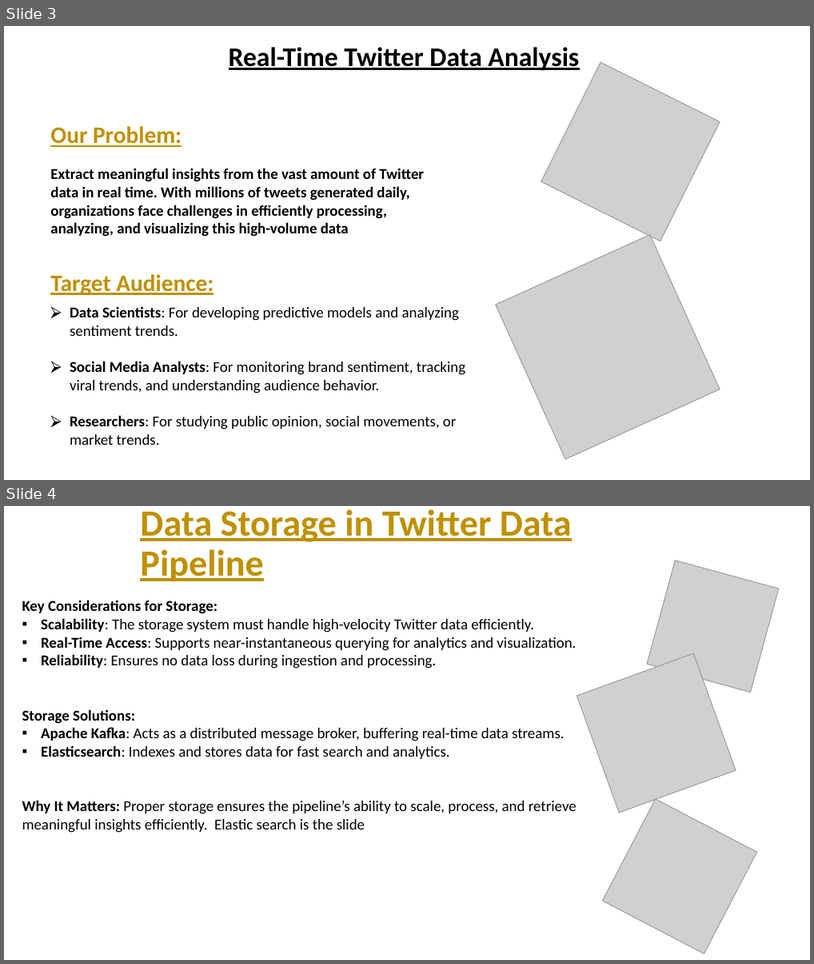
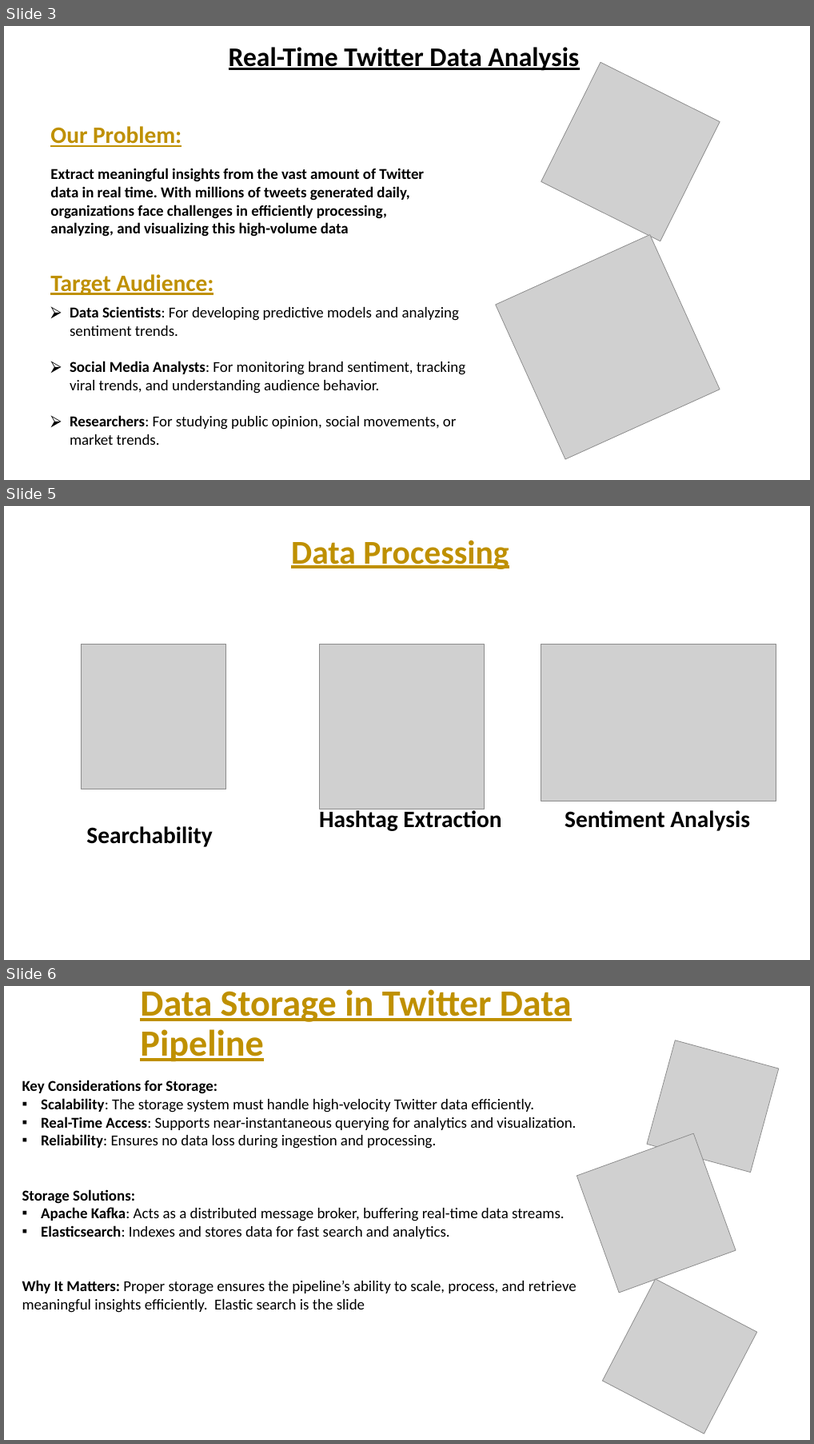
Before and after one commit to amjadAwad95/Twitter-Stream-Processing-Pipeline, a slide deck: Presentation/Presentation.pptx. Shown one above the other, each under a label of ours: slides 3 and 4 before the commit, slides 3, 5 and 6 after it; the slides between them are not shown. The pictures are 814x964 and 814x1444 pixels, drawn with LibreOffice and Linux fonts; fonts in the diff are those of the drawing; grey boxes stand for pictures. Boxes give left, top, right and bottom in pixels: in the first picture for what was removed or moved away, otherwise in the second. Text is boxed around its words. In the diff, an @@ line names an element or a change of style, - is before the commit and + after.

```diff
--- a/Presentation/Presentation.pptx
+++ b/Presentation/Presentation.pptx
@@ slide 5 added at box(4, 506, 810, 960), background #FFFFFF @@
@@ title added at box(291, 540, 509, 569), 39.6 pt, text #BF9000, bold, underline @@
+Data Processing
@@ picture added at box(81, 644, 226, 790) @@
@@ picture added at box(320, 644, 484, 808) @@
@@ picture added at box(542, 644, 777, 800) @@
@@ text added at box(319, 807, 502, 831), 28 pt, text #000000, bold @@
+Hashtag Extraction
@@ text added at box(565, 810, 750, 831), 28 pt, text #000000, bold @@
+Sentiment Analysis
@@ text added at box(86, 826, 212, 847), 28 pt, text #000000, bold @@
+Searchability
@@ what was slide 4 is now slide 6 @@
```
Also in this commit, not shown: 1 other slide added, 1 other file.
